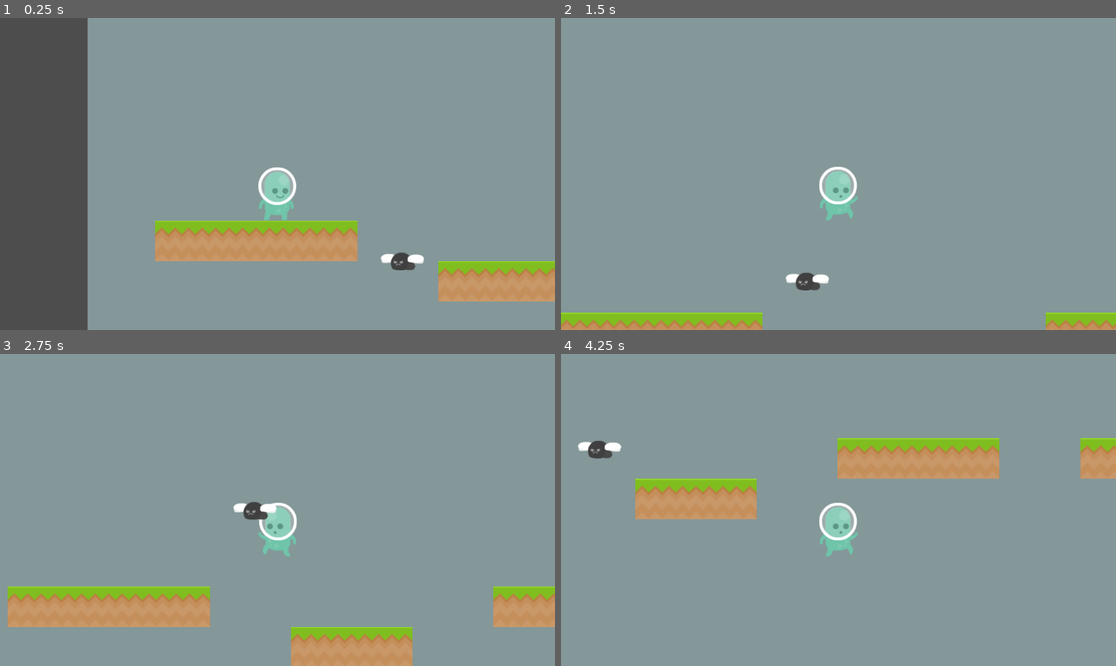
Above: before the commit, frames 1-4 (two rows, left to right).
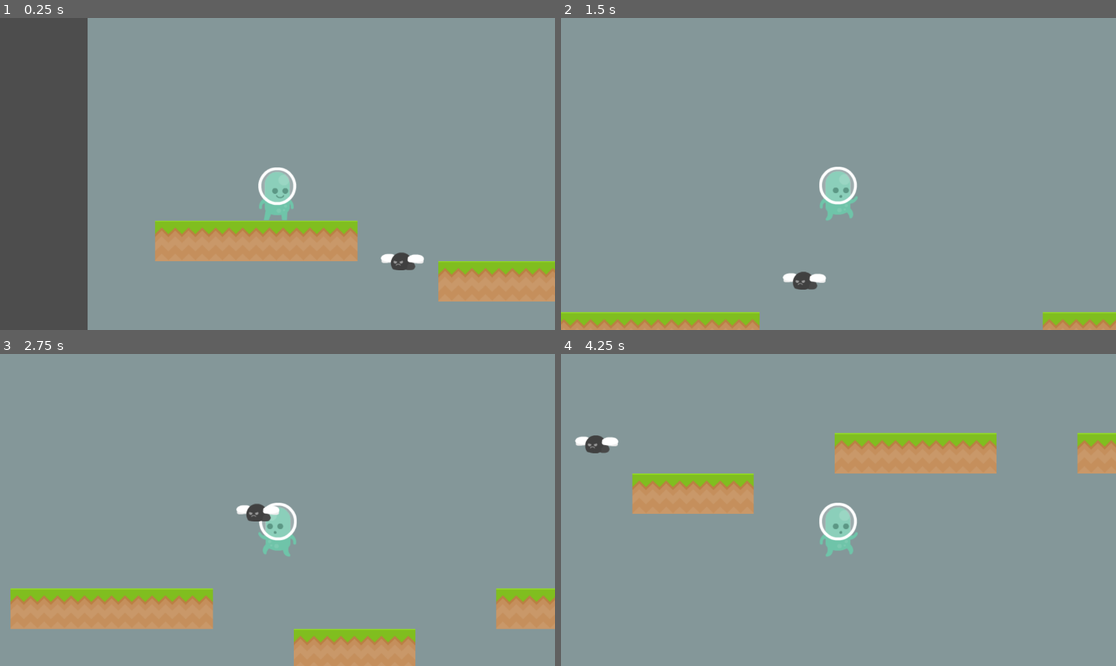
Above: after the commit, the same moments.

Repository: CBKain23/GodotTutorials
Game: Godot game, scene res://scenes/Level/level_1.tscn
Two runs of this game, one before a commit and one after it. Both use one fixed random seed, a clock stepped at 60 frames per second and the inputs below.
Inputs:
- Up to frame 1 (0.25 s): no input
- Up to frame 2 (1.5 s): hold Space (jump) 0.53-1.28 s; hold D (move_right) from 0.53 s (still down); tap Space (jump) at 1.35 s
- Up to frame 3 (2.75 s): tap Space (jump) at 1.52, 1.82 s; release D (move_right) at 2.03 s; hold A (move_left) from 2.03 s (still down); hold Space (jump) from 2.03 s (still down)
- Up to frame 4 (4.25 s): release A (move_left) at 2.78 s; release Space (jump) at 2.78 s; hold D (move_right) from 2.78 s (still down); tap Space (jump) at 2.85, 3.02, 3.32 s; hold Space (jump) from 3.53 s (still down)

The runs differ from the first frame. In frame 2, 0.8% of the frame differs, in the area x 0-100%, y 81-100%; in frame 3, 2.3%; in frame 4, 4.2%, in the area x 2-100%, y 25-54%.

Commit message:
Moved all the player movement code to the player controller component

Diff:
--- a/scripts/Character/player.gd
+++ b/scripts/Character/player.gd
@@ -1,44 +1,14 @@
 extends CharacterBody2D
 
-##Character's max movement speed
-@export var move_speed : float = 300
-
-##How fast the character gets to max speed
-@export var acceleration : float = 20
-@export var braking : float = 20
-@export var jump_force : float = 400
-@export var double_jump_count : int = 1
-var current_double_jump : int = 0
-@export_range(0.1, 1.0) var double_jump_per : float = 0.5
-var double_jump : float = -jump_force * double_jump_per
 
 @onready var sprite : AnimatedSprite2D = %PlayerSprite
 @onready var controller := %PlayerController
 
-var move_input : float
+
 
 func _physics_process(delta: float) -> void:
+	pass
 
-	if is_on_floor():
-		current_double_jump = 0
-
-	#player_movement(delta)
-
-	move_and_slide()
-
-func player_movement(delta: float):
-
-	move_input = Input.get_axis("move_left","move_right")
-
-	if move_input != 0:
-		velocity.x = lerp(velocity.x, move_input * move_speed, acceleration * delta)
-	else:
-		velocity.x = lerp(velocity.x, 0.0, braking * delta)
-
-	if Input.is_action_pressed("jump") and is_on_floor():
-		velocity.y = -jump_force
-		#if Input.is_action_just_pressed("jump") and not is_on_floor() and current_double_jump < double_jump_count:
-			#velocity.y = double_jump
 
 
 func _process(delta: float) -> void:
--- a/scripts/Component/player_controller.gd
+++ b/scripts/Component/player_controller.gd
@@ -5,14 +5,23 @@
 @export var acceleration : float = 20.0
 @export var braking : float = 20.0
 @export var jump_force : float = -400.0
+@export var multi_jump_count : int = 1
+@export_range(0.1, 1.5) var multi_jump_per : float = 0.5
+
 var move_input : float
+var current_multi_jump_count : int = 0
+var multi_jump : float = jump_force * multi_jump_per
 
 func _physics_process(delta: float) -> void:
+
 	player_movement(delta)
-
+	body.move_and_slide()
 
 
 func player_movement(delta: float):
+
+	if body.is_on_floor():
+		current_multi_jump_count = 0
 
 	move_input = Input.get_axis("move_left", "move_right")
 
